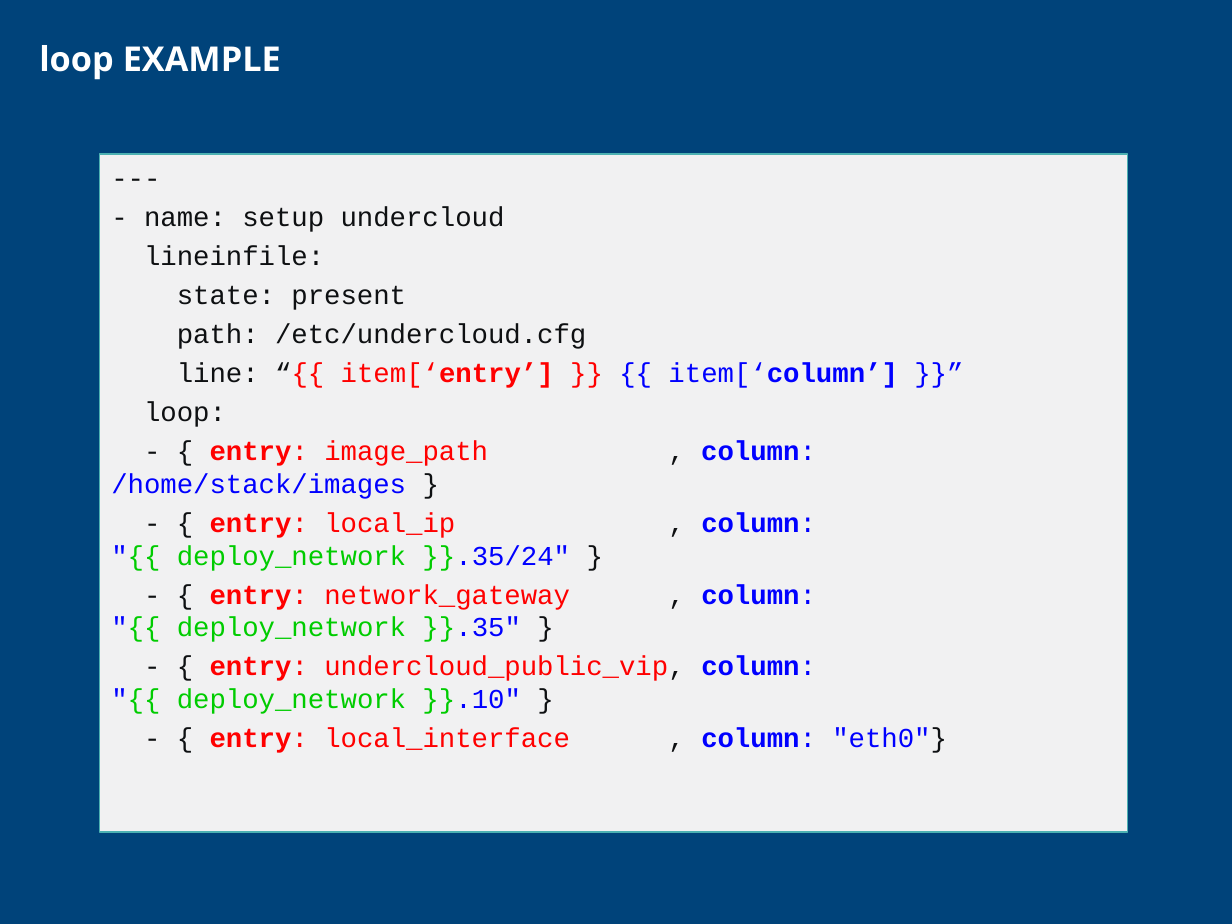
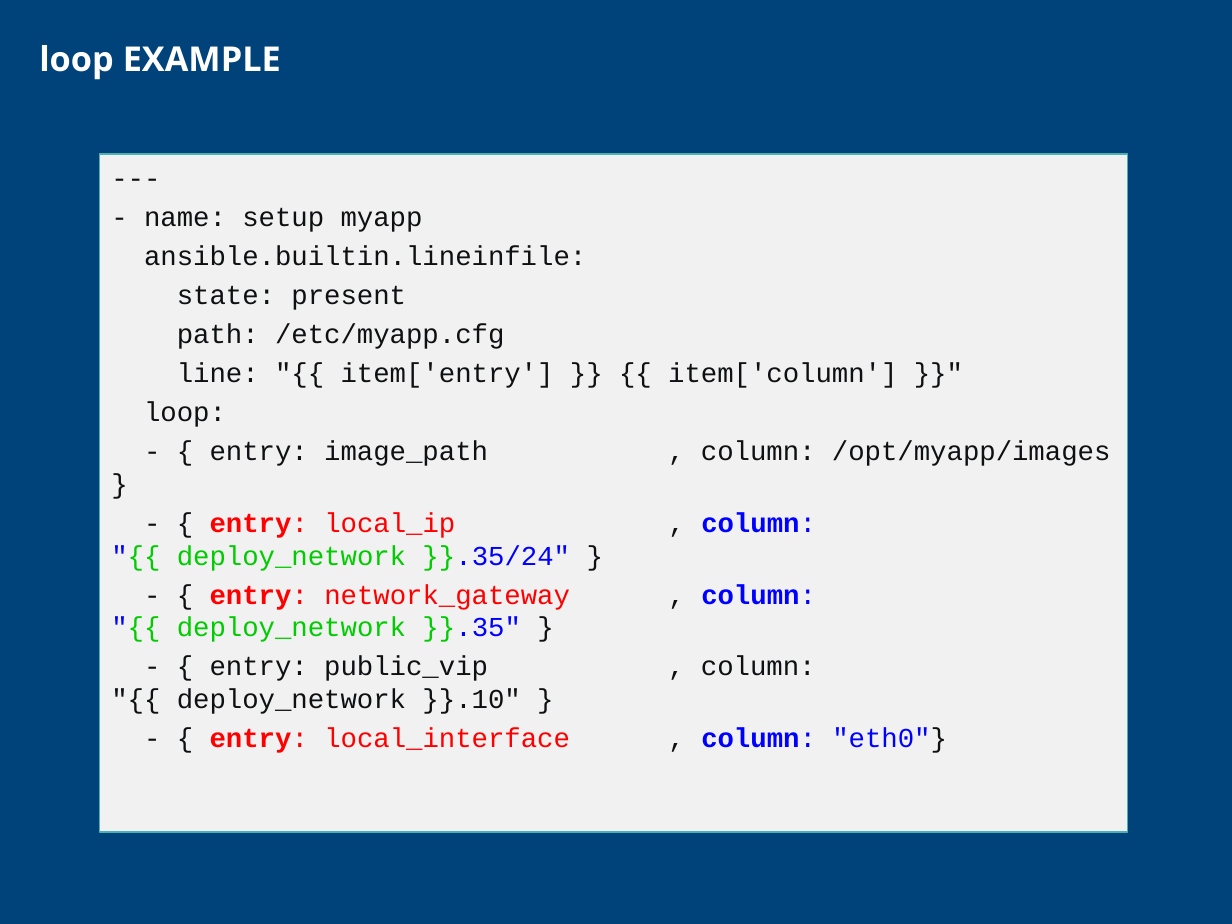
Before and after one commit to CCoupel/ansible-training, a slide deck: slide 102 of Ansible Training.pptx. Drawn at 1232x924 pixels with LibreOffice and Linux fonts; fonts in the diff are those of the drawing; background and template pictures are left out. Boxes give left, top, right and bottom in pixels: in the first picture for what was removed or moved away, otherwise in the second. Text is boxed around its words. In the diff, an @@ line names an element or a change of style, - is before the commit and + after.

```diff
--- a/Ansible Training.pptx
+++ b/Ansible Training.pptx
@@ text in freeform shape at bbox=[144, 207, 586, 266]: text changed @@
-- name: setup undercloud
-lineinfile:
+- name: setup myapp
+ansible.builtin.lineinfile:
@@ text in freeform shape at bbox=[177, 324, 897, 388]: text changed @@
-path: /etc/undercloud.cfg
-line: “{{ item[‘entry’] }} {{ item[‘column’] }}”
+path: /etc/myapp.cfg
+line: "{{ item['entry'] }} {{ item['column'] }}"
@@ text in freeform shape at bbox=[210, 441, 1110, 466]: text changed; text colour #0000FF to #0E1012 @@
-- { entry: image_path , column: /home/stack/images }
+- { entry: image_path , column: /opt/myapp/images }
@@ text in freeform shape at bbox=[177, 656, 816, 714]: text changed; text colour #FF0000 to #0E1012 @@
-- { entry: undercloud_public_vip, column: "{{ deploy_network }}.10" }
+- { entry: public_vip , column: "{{ deploy_network }}.10" }
```
Also in this commit, not shown: 48 other slides changed.
